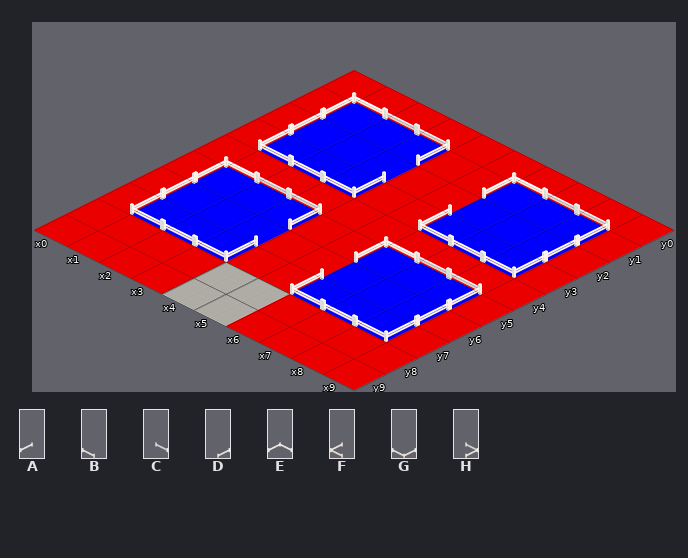
Tiled map: Arcane/MAPS/casa_floresta2.tmx. The first picture shows the starting point.
Cells are 256x128 px. Isometric: x runs down to the right, y down to the left. Shown: x 0..9, y 0..9.
Key: from "tileset_boran001": A 0 "fence_E", B 1 "fence_N", C 2 "fence_S", D 3 "fence_W", E 64 "fence_E2", F 65 "fence_E3", G 66 "fence_N2", H 67 "fence_S2".
_ is an empty cell.
Layers that did not change in this view are not listed.
Layer "1A_parede" before, first column x 0:
 0 __________
 1 _ECH__ECH_
 2 _A______D_
 3 _FBG__FBG_
 4 __________
 5 _ECH__ECH_
 6 _A______D_
 7 _FBG__FBG_
 8 __________
 9 __________
Now the later version:
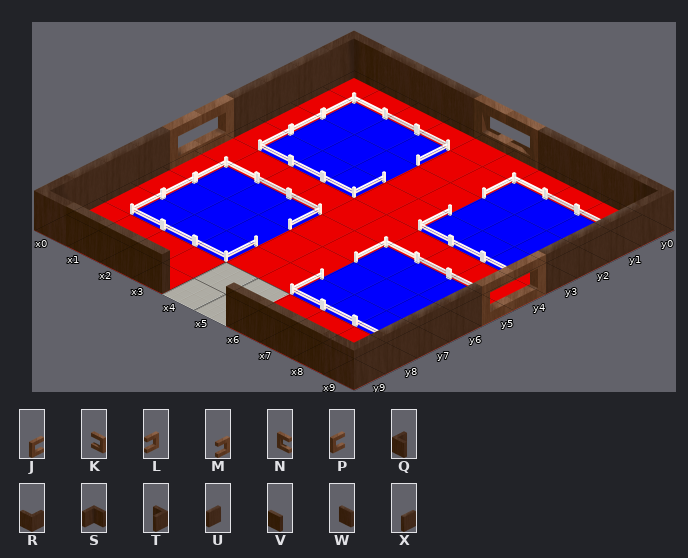
Further tiles: from "janelas": J 0 "windowRight_W", K 1 "windowRight_S", L 3 "windowRight_E", M 4 "windowLeft_W", N 5 "windowLeft_S", P 7 "windowLeft_E"; from "tileset_boran001": Q 43 "wallCorner_E", R 48 "wallCorner_N", S 49 "wallCorner_S", T 50 "wallCorner_W", U 60 "wall_E2", V 61 "wall_N2", W 62 "wall_S2", X 63 "wall_W2".
Change:
Layer "1A_parede":
There is now tile J in row 5 at x 9.
There is now tile K in row 0 at x 5.
There is now tile L in row 4 at x 0.
There is now tile M in row 4 at x 9.
There is now tile N in row 0 at x 4.
There is now tile P in row 5 at x 0.
There is now tile Q in row 9 at x 0.
There is now tile R in row 9 at x 9.
There is now tile S in row 0 at x 0.
There is now tile T in row 0 at x 9.
There is now tile U in rows 1 to 3 at x 0; in rows 6 to 8 at x 0.
There is now tile V in row 9 at x 1 to 3 and 6 to 8.
There is now tile W in row 0 at x 1 to 3 and 6 to 8.
There is now tile X in rows 1 to 3 at x 9; in rows 6 to 8 at x 9.
Pixel boxes of the changes (left, top, right, bottom) in both pictures:
added: (34, 30, 674, 390)
